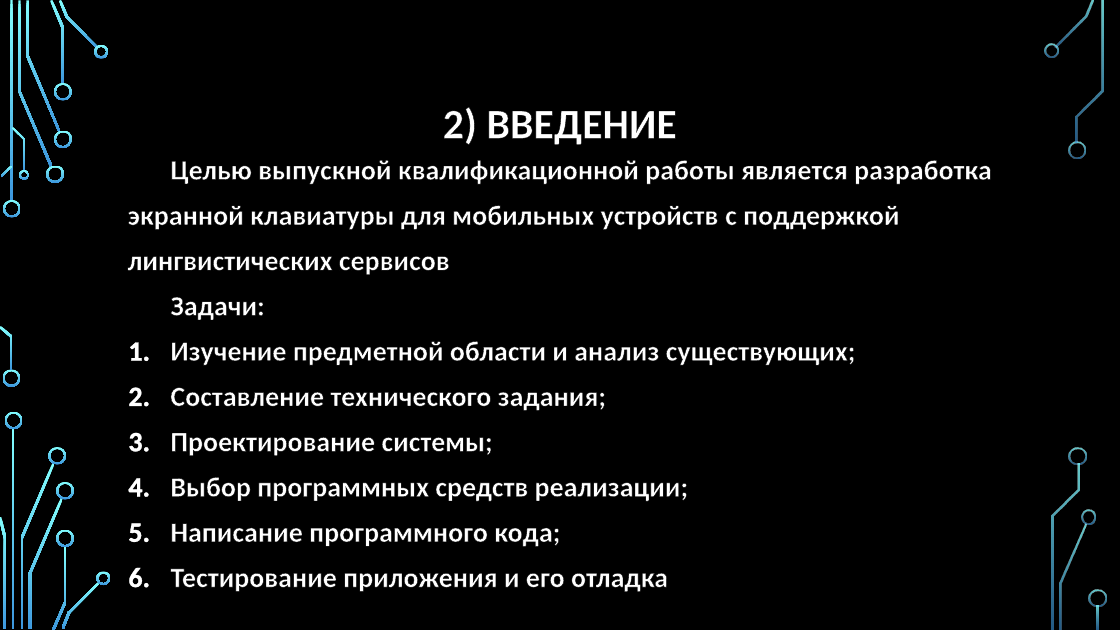
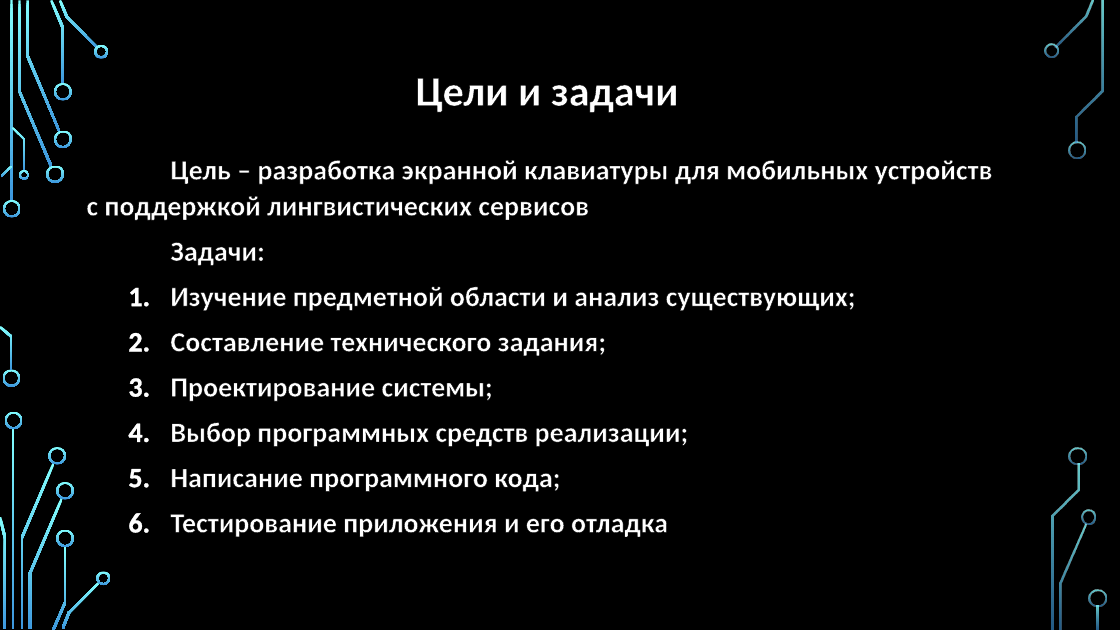
Before and after one commit to Ruslan-Far/docs-graduate-work, a slide deck: slide 2 of Фархетдинов - Презентация по ВКР.pptx. Drawn at 1120x630 pixels with LibreOffice and Linux fonts; fonts in the diff are those of the drawing; background and template pictures are left out. Boxes give left, top, right and bottom in pixels: in the first picture for what was removed or moved away, otherwise in the second. Text is boxed around its words. In the diff, an @@ line names an element or a change of style, - is before the commit and + after.

```diff
--- a/Фархетдинов - Презентация по ВКР.pptx
+++ b/Фархетдинов - Презентация по ВКР.pptx
@@ title at (415, 78, 679, 113): text changed @@
-2) ВВЕДЕНИЕ
+Цели и задачи
@@ text at (86, 160, 993, 220): text changed @@
-Целью выпускной квалификационной работы является разработка
-экранной клавиатуры для мобильных устройств с поддержкой
-лингвистических сервисов
+Цель – разработка экранной клавиатуры для мобильных устройств с поддержкой лингвистических сервисов
```
Also in this commit, not shown: 4 other slides changed, 1 other file.
